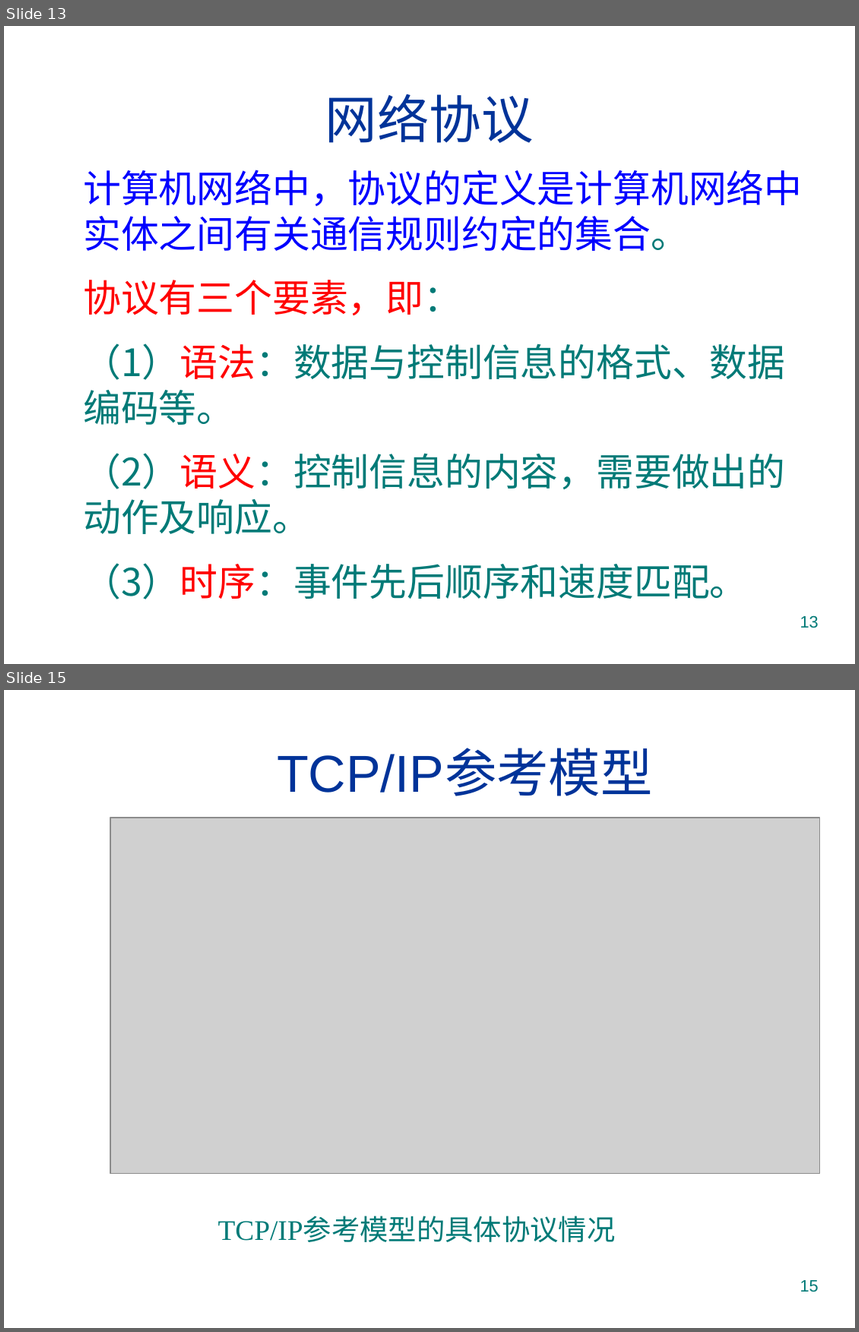
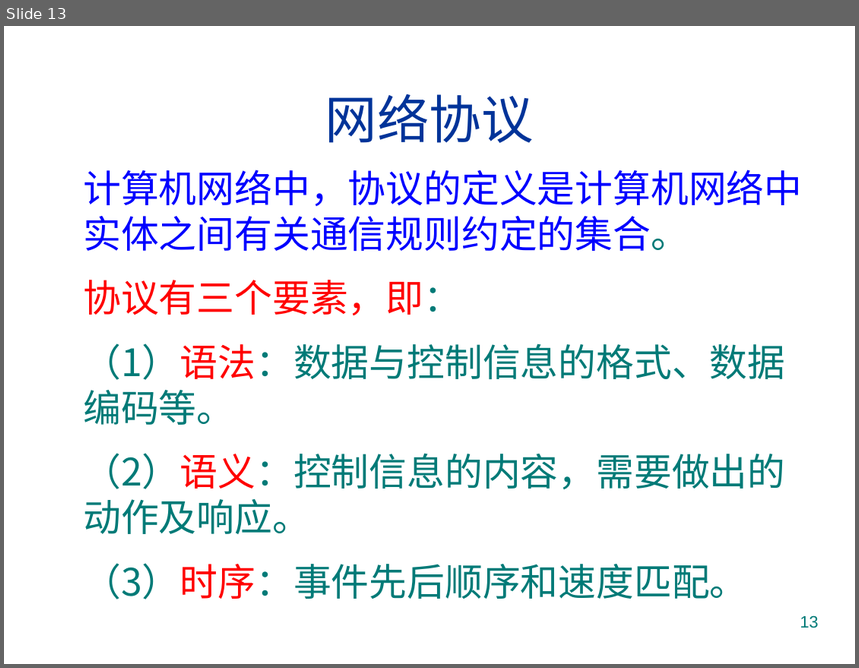
Before and after one commit to jtrfid/C-Repositories, a slide deck: 2016/计算机导论/pptx/5. 计算机网络入门.pptx. Shown one above the other, each under a label of ours: slides 13 and 15 before the commit, slide 13 after it; the slides between them are not shown. The pictures are 859x1332 and 859x668 pixels, drawn with LibreOffice and Linux fonts; fonts in the diff are those of the drawing; grey boxes stand for pictures; background and template pictures are left out. Boxes give left, top, right and bottom in pixels: in the first picture for what was removed or moved away, otherwise in the second. Text is boxed around its words. In the diff, an @@ line names an element or a change of style, - is before the commit and + after.

```diff
--- a/2016/计算机导论/pptx/5. 计算机网络入门.pptx
+++ b/2016/计算机导论/pptx/5. 计算机网络入门.pptx
@@ slide 15 removed at <box>4,690,855,1328</box>, background picture (left out) @@
@@ title removed at <box>277,751,653,796</box> @@
-TCP/IP参考模型
@@ picture removed at <box>110,818,819,1173</box> @@
@@ text removed at <box>218,1218,616,1243</box> @@
-TCP/IP参考模型的具体协议情况
@@ page number removed at <box>800,1281,819,1293</box> @@
-15
```
Also in this commit, not shown: 8 slides changed, 1 other file.
